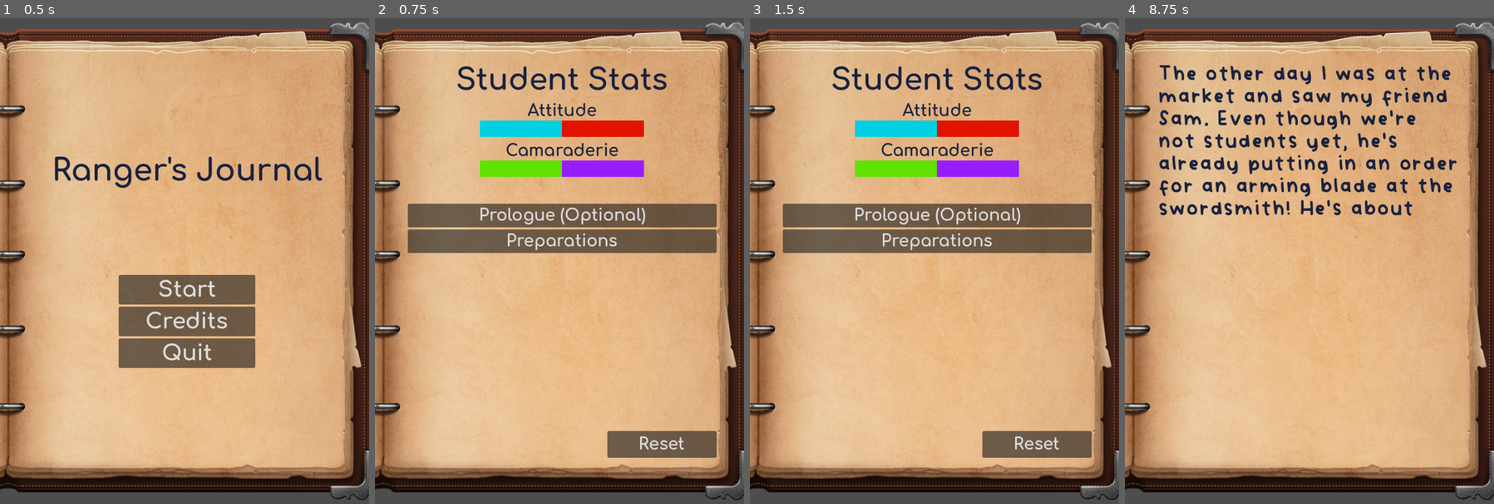
Above: before the commit, frames 1-4 (left to right).
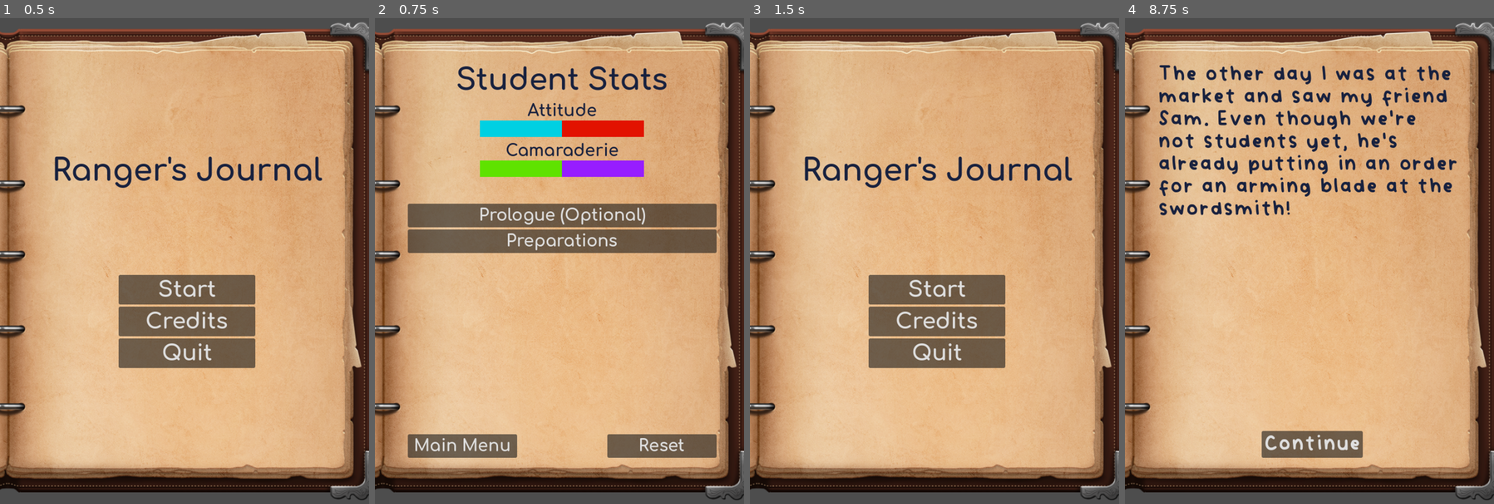
Above: after the commit, the same moments.

Repository: starlightlacuna/godot-wild-jam-75
Game: Godot game, scene res://main_menu.tscn
Two runs of this game, one before a commit and one after it. Both use one fixed random seed, a clock stepped at 60 frames per second and the inputs below.
Inputs (mouse positions are in pixels of both pictures, inside the frame that each line leads up to):
- Up to frame 1 (0.5 s): no input
- Up to frame 2 (0.75 s): click "Start" at 0.5 s
- Up to frame 3 (1.5 s): click (838, 445) at 1.25 s, where only the run after the commit has a clickable "Main Menu"
- Up to frame 4 (8.75 s): click (1313, 290) at 2 s, where only the run after the commit has a clickable "Start"; click "Preparations" at 2.75 s; click "Excited" at 4.25 s; click "Continue" at 5.75 s

Frame 1 is identical in both runs. In frame 2, 1.8% of the frame differs, in the area x 8-93%, y 84-91%; in frame 3, 22%, in the area x 8-93%, y 9-91%; in frame 4, 1.9%.

Commit message:
Fix typos and add first build

Diff:
--- a/Data/Day 1/Entries/day1_2.tres
+++ b/Data/Day 1/Entries/day1_2.tres
@@ -1,7 +1,7 @@
 [gd_resource type="Resource" script_class="JournalEntryData" load_steps=10 format=3 uid="uid://cftthc8brjq36"]
 
 [ext_resource type="Script" path="res://Data/choice_data.gd" id="1_vufwc"]
-[ext_resource type="Resource" uid="uid://1g3vcjfuboew" path="res://Data/Day 1/Entries/day1_3.tres" id="2_u36ev"]
+[ext_resource type="Resource" uid="uid://ct8q6hv0q7i25" path="res://Data/Day 1/Entries/day1_3_a.tres" id="2_mo6ee"]
 [ext_resource type="Script" path="res://Data/journal_entry_data.gd" id="2_x2efn"]
 [ext_resource type="Script" path="res://Data/text_with_requirements.gd" id="3_k83dn"]
 [ext_resource type="Script" path="res://Data/requirement.gd" id="4_g3kcc"]
@@ -36,5 +36,5 @@
 script = ExtResource("2_x2efn")
 texts = Array[ExtResource("3_k83dn")]([SubResource("Resource_dy56e"), SubResource("Resource_46dv4")])
 choices = Array[ExtResource("1_vufwc")]([])
-next_entry = ExtResource("2_u36ev")
+next_entry = ExtResource("2_mo6ee")
 sequence_tag = "preparations"
--- a/Data/Day 1/Entries/day1_3.tres
+++ /dev/null
@@ -1,22 +0,0 @@
-[gd_resource type="Resource" script_class="JournalEntryData" load_steps=9 format=3 uid="uid://1g3vcjfuboew"]
-
-[ext_resource type="Script" path="res://Data/choice_data.gd" id="1_6ee6y"]
-[ext_resource type="Resource" uid="uid://bkqr0t2gld2d4" path="res://Data/Day 1/Choices/day1_annoying.tres" id="2_bm2t7"]
-[ext_resource type="Script" path="res://Data/journal_entry_data.gd" id="2_khguh"]
-[ext_resource type="Resource" uid="uid://bcg3xa6bh24h5" path="res://Data/Day 1/Choices/day1_cool.tres" id="3_foufm"]
-[ext_resource type="Script" path="res://Data/text_with_requirements.gd" id="3_unq4n"]
-[ext_resource type="Resource" uid="uid://8uaodmqidylv" path="res://Data/Day 1/Entries/day1_4.tres" id="4_bwi0r"]
-[ext_resource type="Script" path="res://Data/requirement.gd" id="4_l7wfj"]
-
-[sub_resource type="Resource" id="Resource_dy56e"]
-script = ExtResource("3_unq4n")
-text = "The other day I was at the market and saw my friend Sam. Even though we're not students yet, he's already putting in an order for an arming blade at the swordsmith! He's about the same age as me, but he's always been stronger and faster. Everyone thinks he'll be a great ranger and he's basically guaranteed to be accepted into the academy. I think he's "
-requirements = Array[ExtResource("4_l7wfj")]([])
-world_key = ""
-
-[resource]
-script = ExtResource("2_khguh")
-texts = Array[ExtResource("3_unq4n")]([SubResource("Resource_dy56e")])
-choices = Array[ExtResource("1_6ee6y")]([ExtResource("2_bm2t7"), ExtResource("3_foufm")])
-next_entry = ExtResource("4_bwi0r")
-sequence_tag = "preparations"
--- /dev/null
+++ b/Data/Day 1/Entries/day1_3_a.tres
@@ -0,0 +1,20 @@
+[gd_resource type="Resource" script_class="JournalEntryData" load_steps=7 format=3 uid="uid://ct8q6hv0q7i25"]
+
+[ext_resource type="Script" path="res://Data/choice_data.gd" id="1_bah58"]
+[ext_resource type="Resource" uid="uid://1g3vcjfuboew" path="res://Data/Day 1/Entries/day1_3_b.tres" id="2_1hife"]
+[ext_resource type="Script" path="res://Data/journal_entry_data.gd" id="2_05ma3"]
+[ext_resource type="Script" path="res://Data/text_with_requirements.gd" id="3_tfmg3"]
+[ext_resource type="Script" path="res://Data/requirement.gd" id="5_yxw3i"]
+
+[sub_resource type="Resource" id="Resource_aepou"]
+script = ExtResource("3_tfmg3")
+text = "The other day I was at the market and saw my friend Sam. Even though we're not students yet, he's already putting in an order for an arming blade at the swordsmith!"
+requirements = Array[ExtResource("5_yxw3i")]([])
+world_key = ""
+
+[resource]
+script = ExtResource("2_05ma3")
+texts = Array[ExtResource("3_tfmg3")]([SubResource("Resource_aepou")])
+choices = Array[ExtResource("1_bah58")]([])
+next_entry = ExtResource("2_1hife")
+sequence_tag = ""
--- /dev/null
+++ b/Data/Day 1/Entries/day1_3_b.tres
@@ -0,0 +1,22 @@
+[gd_resource type="Resource" script_class="JournalEntryData" load_steps=9 format=3 uid="uid://1g3vcjfuboew"]
+
+[ext_resource type="Script" path="res://Data/choice_data.gd" id="1_a27gd"]
+[ext_resource type="Resource" uid="uid://bkqr0t2gld2d4" path="res://Data/Day 1/Choices/day1_annoying.tres" id="2_gsdu4"]
+[ext_resource type="Resource" uid="uid://bcg3xa6bh24h5" path="res://Data/Day 1/Choices/day1_cool.tres" id="3_7l4xl"]
+[ext_resource type="Resource" uid="uid://8uaodmqidylv" path="res://Data/Day 1/Entries/day1_4.tres" id="4_gd0d3"]
+[ext_resource type="Script" path="res://Data/journal_entry_data.gd" id="5_bf5fx"]
+[ext_resource type="Script" path="res://Data/text_with_requirements.gd" id="6_j08ek"]
+[ext_resource type="Script" path="res://Data/requirement.gd" id="7_tr50u"]
+
+[sub_resource type="Resource" id="Resource_dy56e"]
+script = ExtResource("6_j08ek")
+text = "He's about the same age as me, but he's always been stronger and faster. Everyone thinks he'll be a great ranger and he's basically guaranteed to be accepted into the academy. I think he's "
+requirements = Array[ExtResource("7_tr50u")]([])
+world_key = ""
+
+[resource]
+script = ExtResource("5_bf5fx")
+texts = Array[ExtResource("6_j08ek")]([SubResource("Resource_dy56e")])
+choices = Array[ExtResource("1_a27gd")]([ExtResource("2_gsdu4"), ExtResource("3_7l4xl")])
+next_entry = ExtResource("4_gd0d3")
+sequence_tag = "preparations"
--- a/Data/Prologue/prologue1.tres
+++ b/Data/Prologue/prologue1.tres
@@ -8,7 +8,7 @@
 
 [sub_resource type="Resource" id="Resource_67wdj"]
 script = ExtResource("4_sqvkx")
-text = "Long ago, a war was waged by two nations. One, a nation of powerful warriors; the other a nation of great wizards. The armies o …(231 unchanged characters)…
+text = "Long ago, a war was waged by two nations. One, a nation of powerful warriors. The other, a nation of great wizards. The armies o …(231 unchanged characters)…
 requirements = Array[ExtResource("5_fcem1")]([])
 world_key = ""
 
--- a/Data/Prologue/prologue2.tres
+++ b/Data/Prologue/prologue2.tres
@@ -8,7 +8,7 @@
 
 [sub_resource type="Resource" id="Resource_gc0o0"]
 script = ExtResource("4_ckgkt")
-text = "With the warriors streaming through and sacking their city, the wizards completed their final spell.The earth shook violently and the citade …(234 unchanged characters)…
+text = "With the warriors streaming through and sacking their city, the wizards completed their final spell. The earth shook violently and the citade …(234 unchanged characters)…
 requirements = Array[ExtResource("5_ty6iv")]([])
 world_key = ""
 
--- a/journal.gd
+++ b/journal.gd
@@ -48,6 +48,7 @@
 		var sequence_button: SequenceButton = child
 		sequence_button.pressed.connect(_on_sequence_button_pressed.bind(sequence_button.sequence_tag))
 	_clear_choices()
+	JournalManager.reset_progress()
 	if journal_entry_override:
 		current_entry = journal_entry_override
 		_start_current_entry()
@@ -90,6 +91,9 @@
 		print("SEQUENCE COMPLETE. MOVING TO INTERSEQUENCE MODE.")
 		JournalManager.sequences[current_entry.sequence_tag].complete = true
 		_change_mode(Mode.INTERSEQUENCE)
+
+func _on_main_menu_button_pressed() -> void:
+	get_tree().change_scene_to_file("res://main_menu.tscn")
 
 func _on_reset_button_pressed() -> void:
 	JournalManager.reset_progress()
--- a/journal.tscn
+++ b/journal.tscn
@@ -229,12 +229,23 @@
 anchor_top = 1.0
 anchor_right = 1.0
 anchor_bottom = 1.0
-offset_left = -115.0
-offset_top = -49.0
+offset_left = -200.0
+offset_top = -43.0
 grow_horizontal = 0
 grow_vertical = 0
 text = "Reset"
 
+[node name="MainMenuButton" type="Button" parent="MarginContainer/IntersequenceContainer"]
+custom_minimum_size = Vector2(200, 0)
+layout_mode = 1
+anchors_preset = 2
+anchor_top = 1.0
+anchor_bottom = 1.0
+offset_top = -43.0
+offset_right = 185.0
+grow_vertical = 0
+text = "Main Menu"
+
 [node name="EffectsPlayer" type="AudioStreamPlayer" parent="."]
 volume_db = -80.0
 
@@ -243,3 +254,4 @@
 [connection signal="donezo" from="MarginContainer/JournalEntryContainer/EntryLabel" to="." method="_on_entry_label_donezo"]
 [connection signal="timeout" from="MarginContainer/JournalEntryContainer/EntryLabel/TextAdvanceTimer" to="MarginContainer/JournalEntryContainer/EntryLabel" method="_on_text_advance_timer_timeout"]
 [connection signal="pressed" from="MarginContainer/IntersequenceContainer/ResetButton" to="." method="_on_reset_button_pressed"]
+[connection signal="pressed" from="MarginContainer/IntersequenceContainer/MainMenuButton" to="." method="_on_main_menu_button_pressed"]
--- a/project.godot
+++ b/project.godot
@@ -10,7 +10,8 @@
 
 [application]
 
-config/name="Godot Wild Jam 75"
+config/name="Ranger's Journal"
+config/version="0.0.1"
 run/main_scene="res://main_menu.tscn"
 config/features=PackedStringArray("4.3", "GL Compatibility")
 config/icon="res://icon.svg"
@@ -23,6 +24,7 @@
 
 window/size/viewport_width=675
 window/size/viewport_height=900
+window/stretch/mode="viewport"
 
 [rendering]
 
Not shown, added: export_presets.cfg
Not shown, added: Build/rangers_journal_0.0.1.zip
